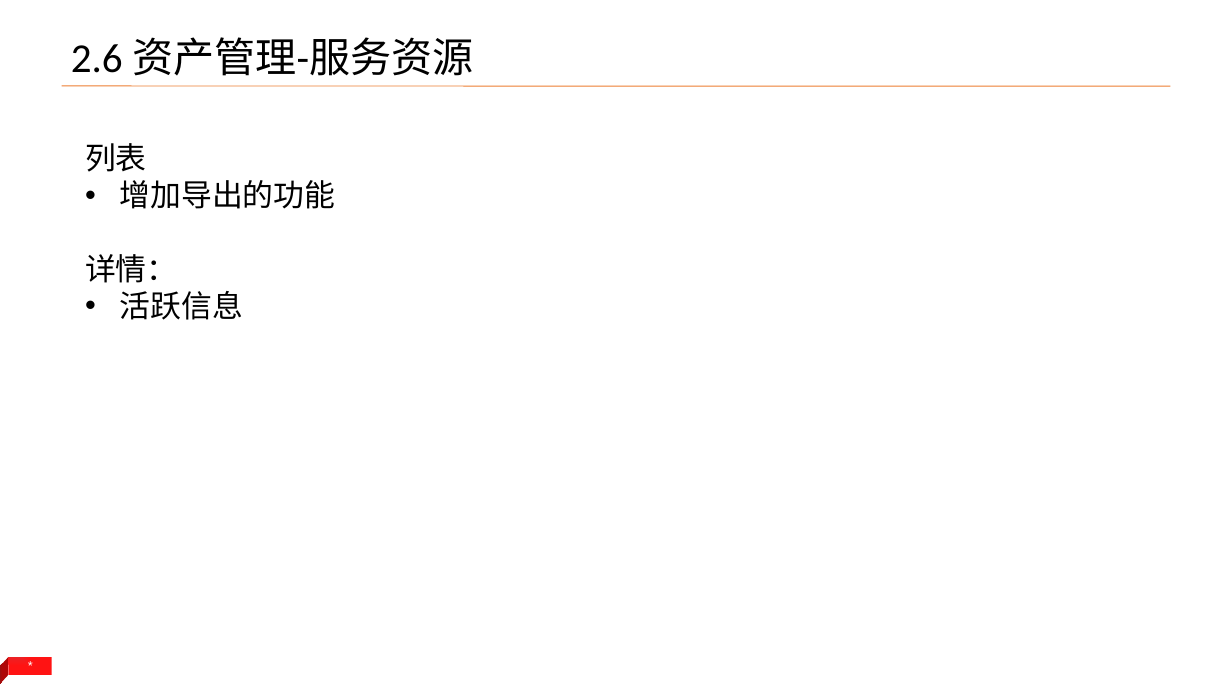
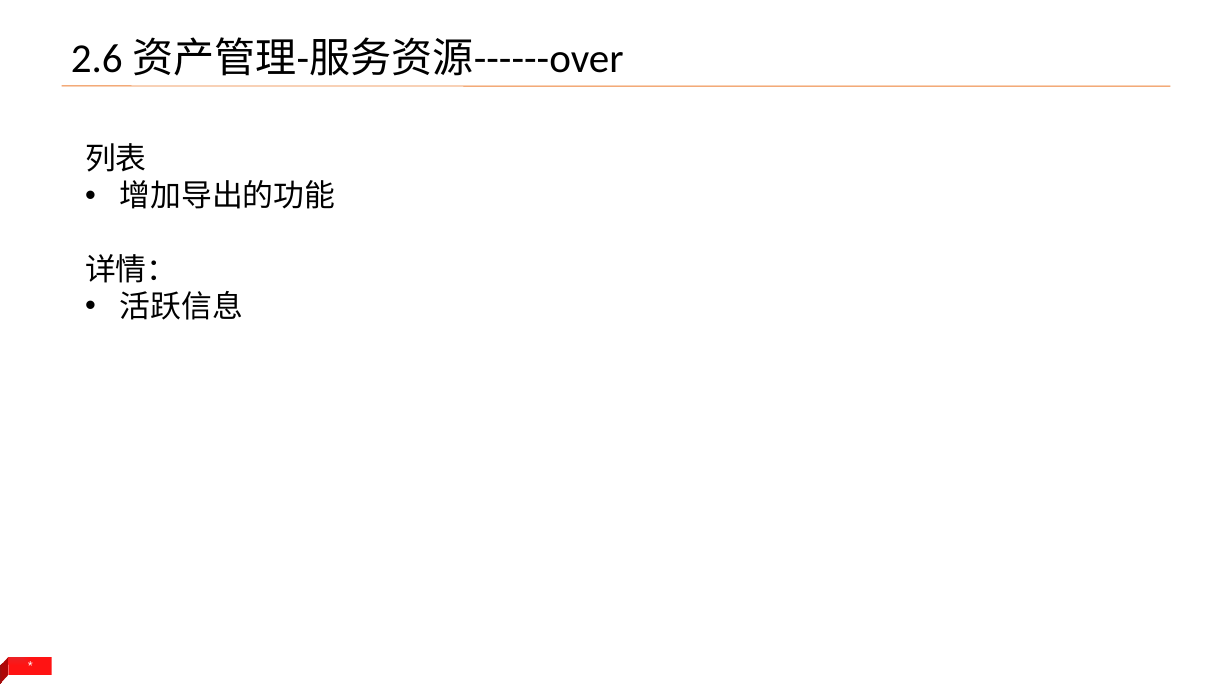
Before and after one commit to yangld/learn, a slide deck: slide 10 of 1附件/全国集中管控改动内容_v2_1.pptx. Drawn at 1232x693 pixels with LibreOffice and Linux fonts; fonts in the diff are those of the drawing. Boxes give left, top, right and bottom in pixels: in the first picture for what was removed or moved away, otherwise in the second. Text is boxed around its words. In the diff, an @@ line names an element or a change of style, - is before the commit and + after.

```diff
--- a/1附件/全国集中管控改动内容_v2_1.pptx
+++ b/1附件/全国集中管控改动内容_v2_1.pptx
@@ title at bbox=[71, 37, 623, 76]: text changed @@
-2.6 资产管理-服务资源
+2.6 资产管理-服务资源------over
```
Also in this commit, not shown: 1 other slide changed.
